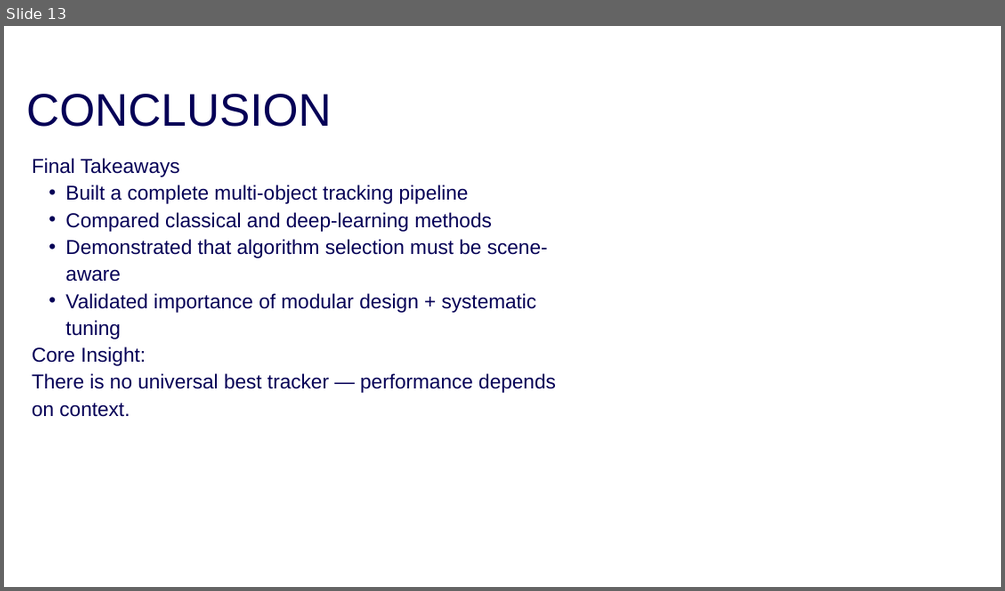
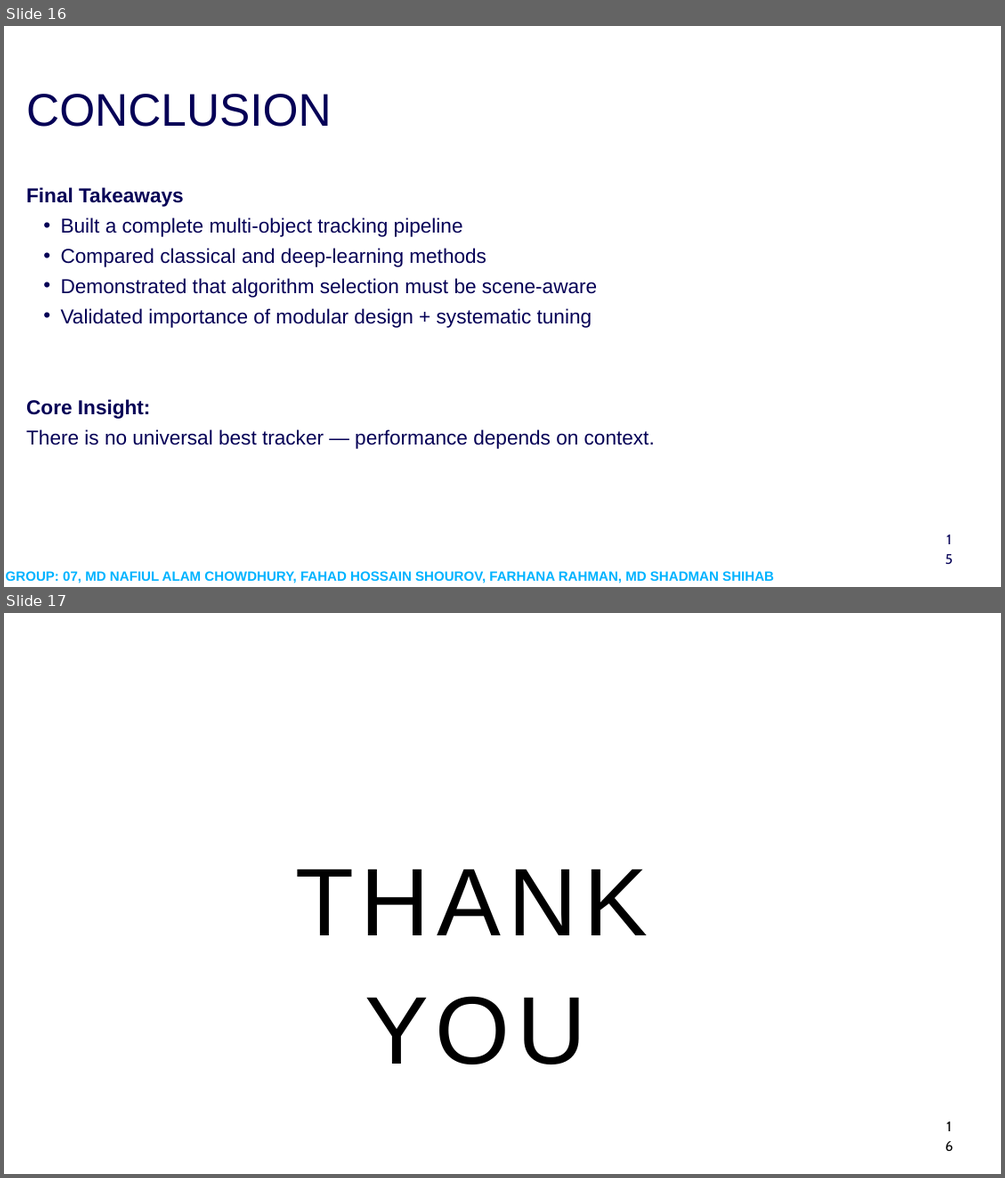
Before and after one commit to cyanide10/cse445project, a slide deck: other/445presentation.pptx. Shown one above the other, each under a label of ours: slide 13 before the commit, slides 16 and 17 after it. The pictures are 1005x591 and 1005x1178 pixels, drawn with LibreOffice and Linux fonts; fonts in the diff are those of the drawing; background and template pictures are left out. Boxes give left, top, right and bottom in pixels: in the first picture for what was removed or moved away, otherwise in the second. Text is boxed around its words. In the diff, an @@ line names an element or a change of style, - is before the commit and + after.

```diff
--- a/other/445presentation.pptx
+++ b/other/445presentation.pptx
@@ slide 17 added at [4,613,1001,1174], background #FFFFFF @@
@@ text added at [295,868,647,1064], 138.5 pt, text #000000 @@
+THANK YOU
@@ text added at [945,1115,954,1126], 20 pt, text #000000 @@
+16
@@ what was slide 13 is now slide 16 @@
@@ slide 16 changed as well @@
@@ text "Final Takeaways": place and size @@
-text "Final Takeaways" at [32,158,556,417]
+text "Final Takeaways" at [26,187,655,449]
@@ text "Final Takeaways" at [26,187,655,449]: bold on in "Final Takeaways", "Core Insight:"; line spacing 39pt to 43.6pt @@
@@ text added at [945,528,954,539], 20 pt, text #050056 @@
+15
@@ text added at [6,571,774,583], 19.4 pt, text gradient #00B3FF to #3A459B, bold @@
+GROUP: 07, MD NAFIUL ALAM CHOWDHURY, FAHAD HOSSAIN SHOUROV, FARHANA RAHMAN, MD SHADMAN SHIHAB
```
Also in this commit, not shown: 11 other slides changed, 4 other slides added, 1 slide removed.
